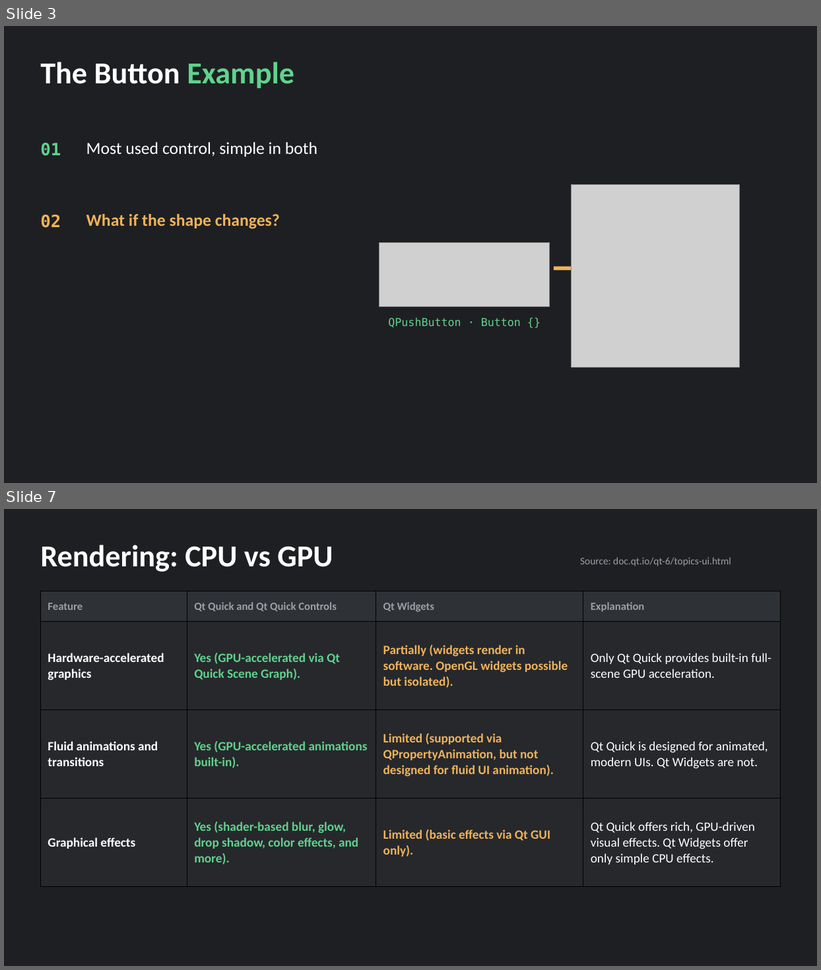
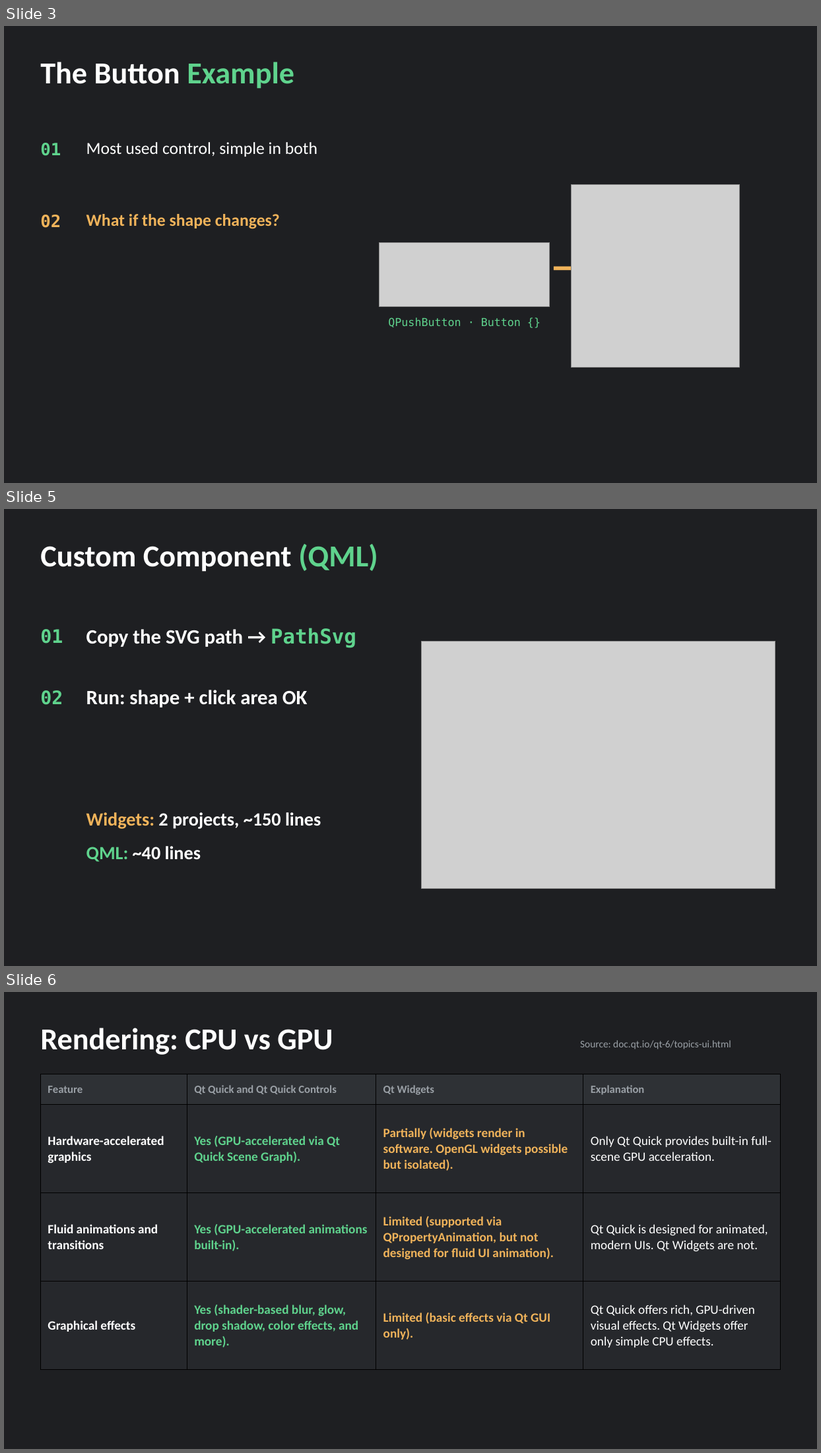
Before and after one commit to canacar7/qt-widgets-vs-qml, a slide deck: presentation/qt-widgets-vs-quick.pptx. Shown one above the other, each under a label of ours: slides 3 and 7 before the commit, slides 3, 5 and 6 after it; the slides between them are not shown. The pictures are 821x970 and 821x1453 pixels, drawn with LibreOffice and Linux fonts; fonts in the diff are those of the drawing; grey boxes stand for pictures. Boxes give left, top, right and bottom in pixels: in the first picture for what was removed or moved away, otherwise in the second. Text is boxed around its words. In the diff, an @@ line names an element or a change of style, - is before the commit and + after.

```diff
--- a/presentation/qt-widgets-vs-quick.pptx
+++ b/presentation/qt-widgets-vs-quick.pptx
@@ slide 5 added at (4,509,817,966), background #1E1F22 @@
@@ text added at (40,544,378,572), 36 pt, text #FFFFFF, bold @@
+Custom Component (QML)
@@ text added at (40,629,63,644), 22 pt, text #5FD38D, bold @@
+01
@@ text added at (86,628,356,648), 24 pt, text #FFFFFF, bold @@
+Copy the SVG path → PathSvg
@@ picture added at (422,642,776,890) @@
@@ picture added at (422,685,776,845) @@
@@ text added at (40,691,63,705), 22 pt, text #5FD38D, bold @@
+02
@@ text added at (86,690,308,708), 24 pt, text #FFFFFF, bold @@
+Run: shape + click area OK
@@ text added at (86,813,321,829), 22 pt, text #FFFFFF, bold @@
+Widgets: 2 projects, ~150 lines
@@ text added at (86,846,201,862), 22 pt, text #FFFFFF, bold @@
+QML: ~40 lines
@@ what was slide 7 is now slide 6 @@
```
Also in this commit, not shown: 5 slides changed, 2 other slides added, 3 slides removed, 4 other files.
